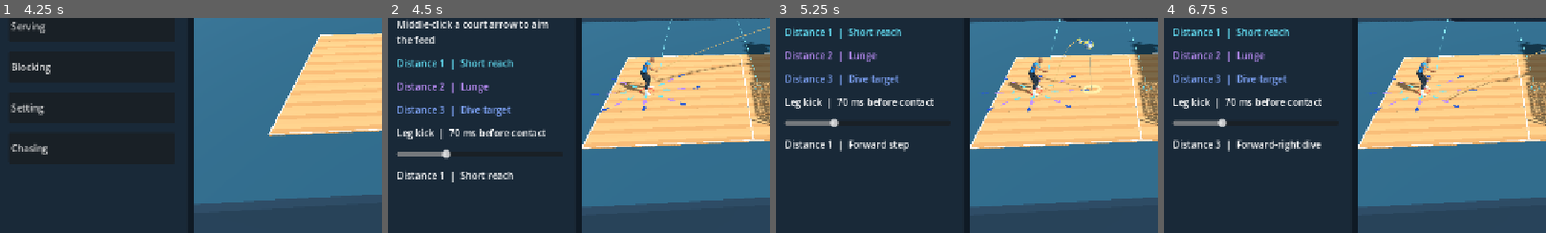
Above: before the commit, frames 1-4 (left to right).
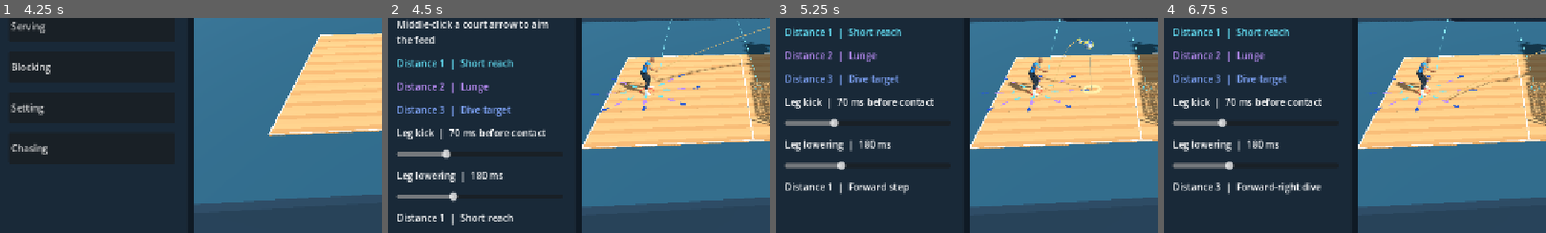
Above: after the commit, the same moments.

Repository: foreandr/volleyball
Game: Godot game, scene res://scenes/main.tscn
Two runs of this game, one before a commit and one after it. Both use one fixed random seed, a clock stepped at 60 frames per second and the inputs below.
Inputs:
- Up to frame 1 (4.25 s): click "Story" at 0.5 s; click "New" at 1.25 s; click "Back" at 2 s; click "New" at 2.75 s; click "Save" at 3.5 s
- Up to frame 2 (4.5 s): click "Forearm reception" at 4.25 s
- Up to frame 3 (5.25 s): click "Play all" at 5 s
- Up to frame 4 (6.75 s): click "Previous" at 5.75 s; click "Previous" at 6.5 s
The pictures show only the part of the screen within x 2-52%, y 36-86%; the shares and areas given below are measured in that part.

Frame 1 is identical in both runs. In frame 2, 1.7% of the frame differs, in the area x 2-33%, y 70-97%; in frame 3, 2.0%; in frame 4, 2.4%, in the area x 2-42%, y 56-83%.

Commit message:
Add a saved slider for dive leg lowering duration

Diff:
--- a/scripts/forward_reception_dive.gd
+++ b/scripts/forward_reception_dive.gd
@@ -19,9 +19,9 @@
 	[1.28,0.00,0.0],
 ]
 
-static func sample(actor: Node3D, author: RefCounted, ready: Array[Transform3D], clasp: Array[Transform3D], start: Vector3, heading: Vector3, time: float, ball_point: Vector3, release_time: float, kick_offset: float) -> void:
+static func sample(actor: Node3D, author: RefCounted, ready: Array[Transform3D], clasp: Array[Transform3D], start: Vector3, heading: Vector3, time: float, ball_point: Vector3, release_time: float, kick_offset: float, lower_duration: float) -> void:
 	var kick_time := time-WINDUP-kick_offset
-	var kick := smoothstep(0.0,0.13,kick_time)*(1.0-smoothstep(0.22,0.40,kick_time))
+	var kick := smoothstep(0.0,0.13,kick_time)*(1.0-smoothstep(0.22,0.22+lower_duration,kick_time))
 	# Start later while preserving the reach at the intended ball contact.
 	time = time*CONTACT_POSE_TIME/WINDUP if time < WINDUP else time-WINDUP+CONTACT_POSE_TIME
 	var rig: Skeleton3D = actor.skeleton
--- a/scripts/reception_review.gd
+++ b/scripts/reception_review.gd
@@ -51,6 +51,7 @@
 var dive_ready: Array[Transform3D] = []
 var dive_clasp: Array[Transform3D] = []
 var dive_kick_offset := 0.0
+var dive_lower_duration := 0.18
 var counter: Label
 var play_button: Button
 var previous_button: Button
@@ -225,6 +226,7 @@
 	if CASES[index][0] == 3:
 		aim.y = 0.46
 		dive_kick_offset = page.dive_kick_offset()
+		dive_lower_duration = page.dive_lower_duration()
 		dive_ready = page.player_controls.snapshot_receive_pose()
 		actor.animator.seek(ball.contact_time,true)
 		dive_clasp = page.player_controls.snapshot_receive_pose()
@@ -260,7 +262,7 @@
 		if dive_time >= ForwardDive.DURATION or not ball.incoming_net.is_empty(): released = true
 		if dive_time >= 0.0 and not released:
 			var heading: Vector3 = (ball.aim_point-READY_POSITION).slide(Vector3.UP).normalized()
-			ForwardDive.sample(page.preview_player,page.player_controls.footwork.author,dive_ready,dive_clasp,READY_POSITION,heading,dive_time,ball.aim_point,float(ball.recovery.get("time",0.07))+ForwardDive.WINDUP,dive_kick_offset)
+			ForwardDive.sample(page.preview_player,page.player_controls.footwork.author,dive_ready,dive_clasp,READY_POSITION,heading,dive_time,ball.aim_point,float(ball.recovery.get("time",0.07))+ForwardDive.WINDUP,dive_kick_offset,dive_lower_duration)
 			if dive_time >= ForwardDive.WINDUP-0.12 and dive_time <= ForwardDive.WINDUP+0.07:
 				ball.update_practice_platform()
 				ball.try_practice_pass(previous,page.preview_clock,0.16)
--- a/scripts/story_animations.gd
+++ b/scripts/story_animations.gd
@@ -36,6 +36,7 @@
 var cpu_dive_ready: Array[Transform3D] = []
 var cpu_dive_clasp: Array[Transform3D] = []
 var cpu_dive_kick_offset := 0.0
+var cpu_dive_lower_duration := 0.18
 var middle_arrow := Vector2i(-1,1)
 var middle_press := Vector2.ZERO
 var middle_dragged := false
@@ -220,28 +221,38 @@
 	animation_list.grab_focus()
 
 func add_dive_kick_control() -> void:
+	add_dive_slider("DiveKick","dive_kick_ms",Vector2i(-180,200),
+		"Lower values raise the legs sooner. Applies to the next dive.",func(value: int) -> String:
+			if value == 0: return "Leg kick  |  at contact"
+			var timing := "%d ms %s contact" % [absi(value),"before" if value < 0 else "after"]
+			return "Leg kick  |  "+timing)
+	add_dive_slider("DiveLower","dive_lower_ms",Vector2i(60,420),
+		"Higher values lower the legs more slowly. Applies to the next dive.",func(value: int) -> String:
+			return "Leg lowering  |  %d ms" % value)
+
+func add_dive_slider(control_name: String, setting: String, limits: Vector2i, hint: String, format_value: Callable) -> void:
 	var readout := label("",16)
-	readout.name = "DiveKickReadout"
+	readout.name = control_name+"Readout"
 	content.add_child(readout)
 	var slider := HSlider.new()
-	slider.name = "DiveKickSlider"
-	slider.min_value = -180
-	slider.max_value = 200
+	slider.name = control_name+"Slider"
+	slider.min_value = limits.x
+	slider.max_value = limits.y
 	slider.step = 10
-	slider.value = StorySession.dive_kick_ms
-	slider.tooltip_text = "Lower values raise the legs sooner. Applies to the next dive."
+	slider.value = StorySession.get(setting)
+	slider.tooltip_text = hint
 	content.add_child(slider)
-	var show_value := func(value: float):
-		var timing := "%d ms %s contact" % [absi(int(value)),"before" if value < 0.0 else "after"]
-		readout.text = "Leg kick  |  "+("at contact" if value == 0.0 else timing)
-	show_value.call(slider.value)
+	readout.text = format_value.call(int(slider.value))
 	slider.value_changed.connect(func(value: float):
-		show_value.call(value)
-		StorySession.dive_kick_ms = int(value)
+		readout.text = format_value.call(int(value))
+		StorySession.set(setting,int(value))
 		StorySession.save_preview_setup())
 
 func dive_kick_offset() -> float:
 	return clampi(StorySession.dive_kick_ms,-180,200)/1000.0
+
+func dive_lower_duration() -> float:
+	return clampi(StorySession.dive_lower_ms,60,420)/1000.0
 
 func current_type() -> String:
 	if selected_category.is_empty(): return ""
@@ -501,6 +512,7 @@
 	if time < 0.0 or not ball_preview.incoming_net.is_empty(): return
 	if cpu_dive_ready.is_empty():
 		cpu_dive_kick_offset = dive_kick_offset()
+		cpu_dive_lower_duration = dive_lower_duration()
 		cpu_start = preview_player.position
 		cpu_start_yaw = preview_player.rotation.y
 		preview_player.animator.play("custom_preview/clip",0)
@@ -511,7 +523,7 @@
 		cpu_dive_clasp = player_controls.snapshot_receive_pose()
 		preview_player.animator.seek(0.0,true)
 	var heading: Vector3 = (ball_preview.aim_point-cpu_start).slide(Vector3.UP).normalized()
-	ForwardDive.sample(preview_player,player_controls.footwork.author,cpu_dive_ready,cpu_dive_clasp,cpu_start,heading,time,ball_preview.aim_point,float(ball_preview.recovery.get("time",0.07))+ForwardDive.WINDUP,cpu_dive_kick_offset)
+	ForwardDive.sample(preview_player,player_controls.footwork.author,cpu_dive_ready,cpu_dive_clasp,cpu_start,heading,time,ball_preview.aim_point,float(ball_preview.recovery.get("time",0.07))+ForwardDive.WINDUP,cpu_dive_kick_offset,cpu_dive_lower_duration)
 	drill_status.text = "CPU forward dive  |  F1 to take control"
 	if time >= ForwardDive.WINDUP-0.12 and time <= ForwardDive.WINDUP+0.07:
 		ball_preview.update_practice_platform()
--- a/scripts/story_session.gd
+++ b/scripts/story_session.gd
@@ -98,6 +98,7 @@
 var receive_direction := 0
 var receive_distance_tier := 1
 var dive_kick_ms := -70
+var dive_lower_ms := 180
 var ball_tab := 0
 var pass_destination := Vector2(0.026413498,1.5744464)
 var pass_apex := 4.9
@@ -113,7 +114,7 @@
 }
 var preview_hash := 0
 var preview_path := "user://preview_setup.cfg"
-const PREVIEW_FIELDS := ["pass_start","pass_distance","pass_ …(152 unchanged characters)… "receive_distance_tier","dive_kick_ms","ball_tab","pass_destination","pass_apex","destination_fit","preview_camera"]
+const PREVIEW_FIELDS := ["pass_start","pass_distance","pass_ …(152 unchanged characters)… "receive_distance_tier","dive_kick_ms","dive_lower_ms","ball_tab","pass_destination","pass_apex","destination_fit","preview_camera"]
 
 func _ready() -> void:
 	AudioServer.set_bus_mute(AudioServer.get_bus_index("Master"),true)
